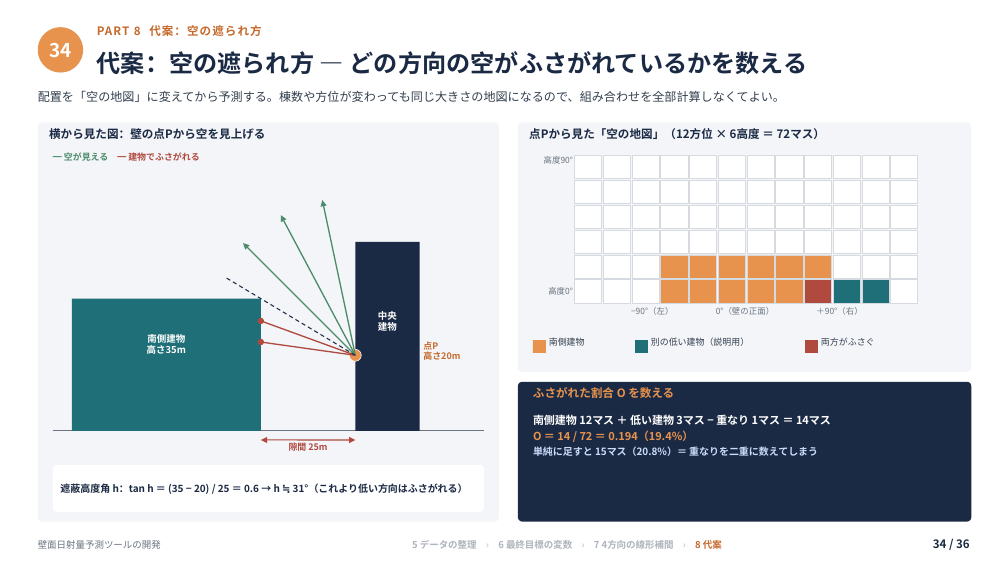
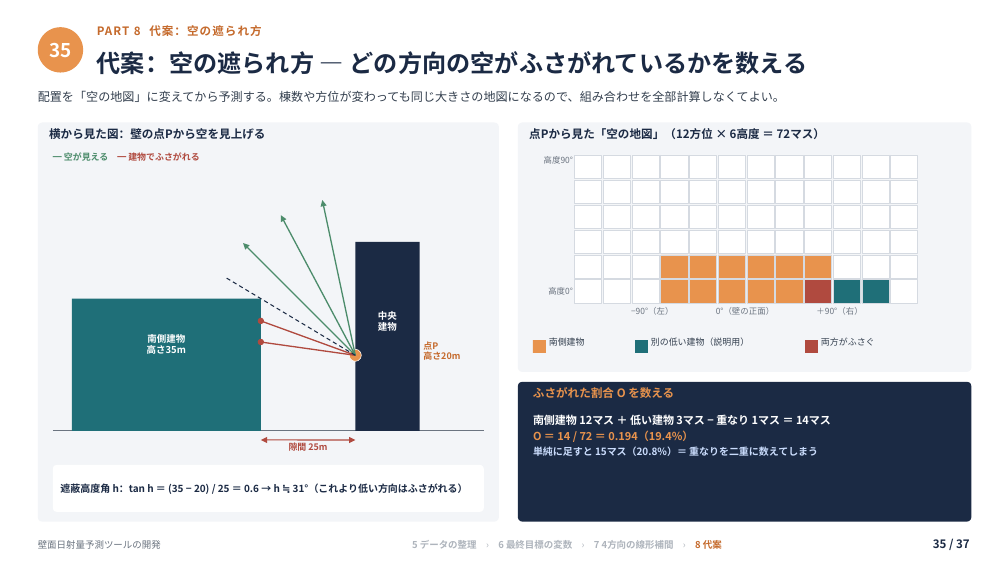
Before and after one commit to koyoy1016-gif/koyo1016, a slide deck: slide 35 of slides/壁面日射量予測ツールの開発_補足付き.pptx (slide 34 before the commit). Drawn at 1008x567 pixels with LibreOffice and Linux fonts; fonts in the diff are those of the drawing. Boxes give left, top, right and bottom in pixels: in the first picture for what was removed or moved away, otherwise in the second. Text is boxed around its words. In the diff, an @@ line names an element or a change of style, - is before the commit and + after.

```diff
--- a/slides/壁面日射量予測ツールの開発_補足付き.pptx
+++ b/slides/壁面日射量予測ツールの開発_補足付き.pptx
@@ text at [49,43,71,57]: text changed @@
-34
+35
@@ text at [933,539,970,548]: text changed @@
-34 / 36
+35 / 37
```
Also in this commit, not shown: 35 other slides changed, 1 slide added, 5 other files.
